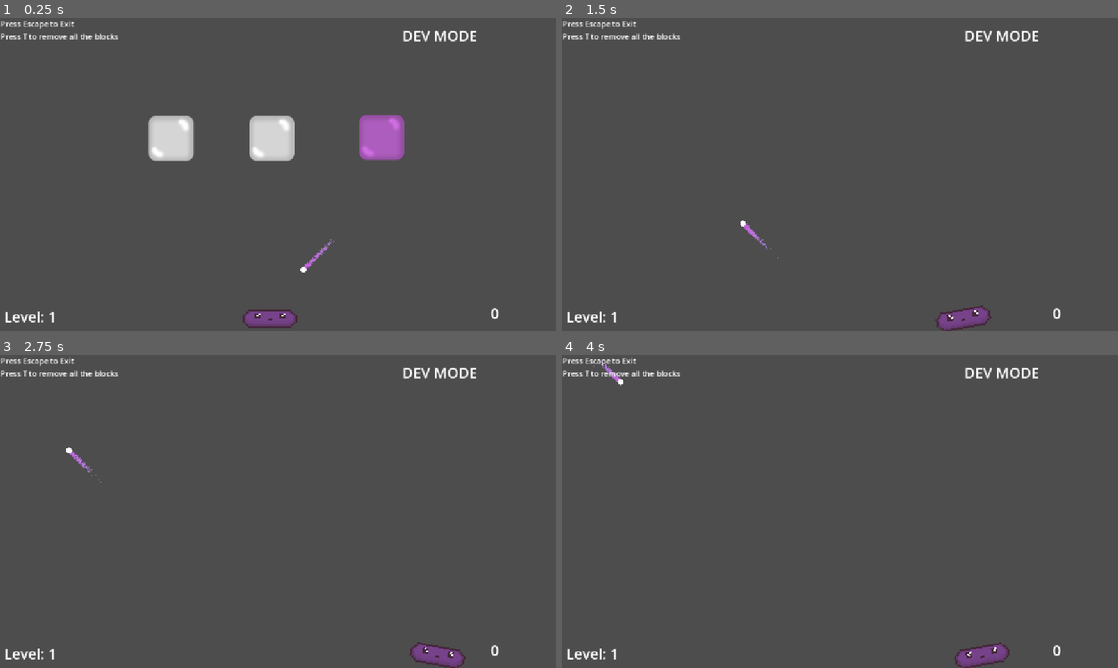
Above: before the commit, frames 1-4 (two rows, left to right).
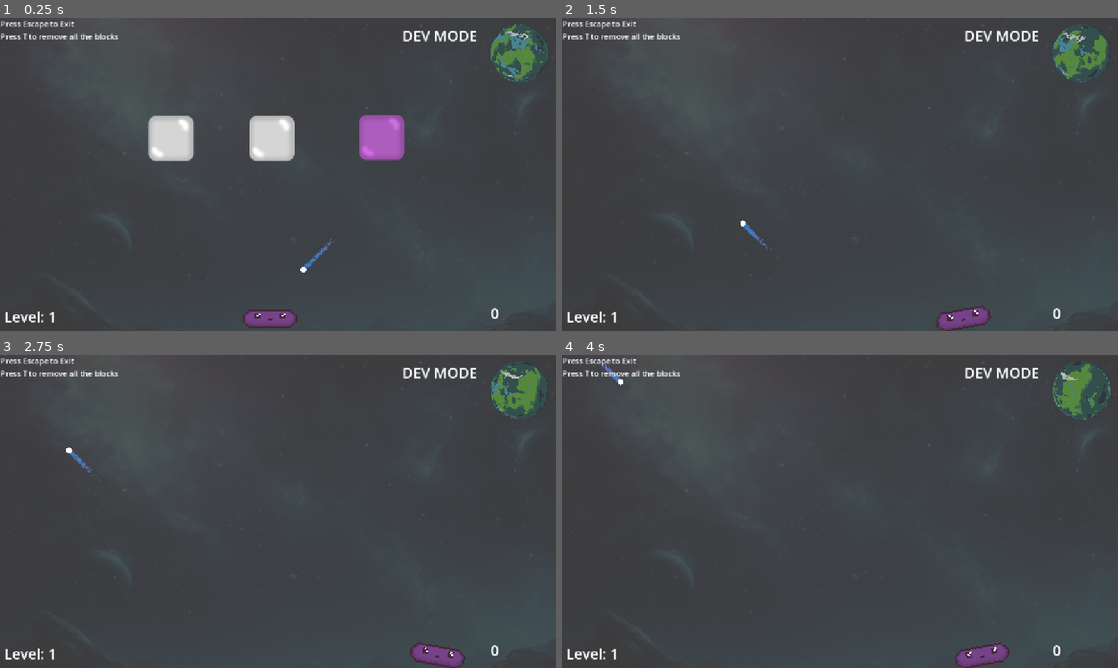
Above: after the commit, the same moments.

Repository: marcibaumel/HEJ_Brick
Game: Godot game, scene res://scenes/levels/customLevel.tscn
Two runs of this game, one before a commit and one after it. Both use one fixed random seed, a clock stepped at 60 frames per second and the inputs below.
Inputs:
- Up to frame 1 (0.25 s): no input
- Up to frame 2 (1.5 s): tap T (destroy_children) at 0.5, 1.35 s; hold Right (ui_right) 0.53-1.28 s; hold T (destroy_children) 0.53-1.28 s; hold Left (ui_left) from 1.28 s (still down)
- Up to frame 3 (2.75 s): tap T (destroy_children) at 2 s; release Left (ui_left) at 2.03 s; hold Right (ui_right) from 2.03 s (still down); hold T (destroy_children) from 2.03 s (still down)
- Up to frame 4 (4 s): release T (destroy_children) at 2.78 s; tap T (destroy_children) at 2.85, 3.5 s; release Right (ui_right) at 3.53 s; hold Left (ui_left) from 3.53 s (still down); hold T (destroy_children) from 3.53 s (still down)

The runs differ from the first frame. In frame 1, 1.6% of the frame differs, in the area x 54-99%, y 2-81%; in frame 2, 1.6%; in frame 3, 1.6%; in frame 4, 1.6%.

Commit message:
side panel

Diff:
--- a/brickyMartin/scenes/ball.tscn
+++ b/brickyMartin/scenes/ball.tscn
@@ -10,7 +10,7 @@
 point_count = 2
 
 [sub_resource type="Gradient" id="Gradient_f7cbr"]
-colors = PackedColorArray(0.777164, 0.387611, 0.866635, 1, 0.714473, 0.655486, 1, 1)
+colors = PackedColorArray(0.255465, 0.584232, 0.954142, 1, 0.714473, 0.655486, 1, 1)
 
 [node name="Ball" type="CharacterBody2D" groups=["Ball"]]
 slide_on_ceiling = false
--- /dev/null
+++ b/brickyMartin/scenes/exp.tscn
@@ -0,0 +1,15 @@
+[gd_scene load_steps=3 format=3 uid="uid://vekmau783yx"]
+
+[ext_resource type="Texture2D" uid="uid://dam55htdr8mwe" path="res://assets/ball.png" id="1_1m54x"]
+
+[sub_resource type="CircleShape2D" id="CircleShape2D_7gp3u"]
+radius = 131.309
+
+[node name="Exp" type="RigidBody2D"]
+
+[node name="Sprite2D" type="Sprite2D" parent="."]
+modulate = Color(0.236926, 0.658457, 0.827326, 1)
+texture = ExtResource("1_1m54x")
+
+[node name="CollisionShape2D" type="CollisionShape2D" parent="."]
+shape = SubResource("CircleShape2D_7gp3u")
--- a/brickyMartin/scenes/levels/customLevel.tscn
+++ b/brickyMartin/scenes/levels/customLevel.tscn
@@ -1,11 +1,370 @@
-[gd_scene load_steps=9 format=3 uid="uid://brrnf4u6yo74o"]
+[gd_scene load_steps=61 format=3 uid="uid://brrnf4u6yo74o"]
 
 [ext_resource type="PackedScene" uid="uid://cxw0uns6qia0x" path="res://scenes/paddle.tscn" id="2_8uqsj"]
+[ext_resource type="Texture2D" uid="uid://cybej27n7y0hf" path="res://assets/467741044.png" id="2_p4hxj"]
 [ext_resource type="PackedScene" uid="uid://bw7f4trj5r3g1" path="res://scenes/ball.tscn" id="3_p4hxj"]
 [ext_resource type="Texture2D" uid="uid://dif6ulpo5dtwc" path="res://assets/background.png" id="4_rkrwd"]
 [ext_resource type="PackedScene" uid="uid://cdq8uxfamw0yb" path="res://scenes/bricks/customBrick.tscn" id="5_8uqsj"]
 [ext_resource type="Script" uid="uid://bu3e5ea3htlsd" path="res://scripts/level_manager.gd" id="5_p4hxj"]
 
+[sub_resource type="AtlasTexture" id="AtlasTexture_rkrwd"]
+atlas = ExtResource("2_p4hxj")
+region = Rect2(0, 0, 100, 100)
+
+[sub_resource type="AtlasTexture" id="AtlasTexture_axj5f"]
+atlas = ExtResource("2_p4hxj")
+region = Rect2(100, 0, 100, 100)
+
+[sub_resource type="AtlasTexture" id="AtlasTexture_xbyi8"]
+atlas = ExtResource("2_p4hxj")
+region = Rect2(200, 0, 100, 100)
+
+[sub_resource type="AtlasTexture" id="AtlasTexture_a7rej"]
+atlas = ExtResource("2_p4hxj")
+region = Rect2(300, 0, 100, 100)
+
+[sub_resource type="AtlasTexture" id="AtlasTexture_rqnhf"]
+atlas = ExtResource("2_p4hxj")
+region = Rect2(400, 0, 100, 100)
+
+[sub_resource type="AtlasTexture" id="AtlasTexture_mi5g8"]
+atlas = ExtResource("2_p4hxj")
+region = Rect2(500, 0, 100, 100)
+
+[sub_resource type="AtlasTexture" id="AtlasTexture_ojgwn"]
+atlas = ExtResource("2_p4hxj")
+region = Rect2(600, 0, 100, 100)
+
+[sub_resource type="AtlasTexture" id="AtlasTexture_yxq0j"]
+atlas = ExtResource("2_p4hxj")
+region = Rect2(700, 0, 100, 100)
+
+[sub_resource type="AtlasTexture" id="AtlasTexture_ophj7"]
+atlas = ExtResource("2_p4hxj")
+region = Rect2(800, 0, 100, 100)
+
+[sub_resource type="AtlasTexture" id="AtlasTexture_7a24q"]
+atlas = ExtResource("2_p4hxj")
+region = Rect2(900, 0, 100, 100)
+
+[sub_resource type="AtlasTexture" id="AtlasTexture_h36ty"]
+atlas = ExtResource("2_p4hxj")
+region = Rect2(1000, 0, 100, 100)
+
+[sub_resource type="AtlasTexture" id="AtlasTexture_4jp20"]
+atlas = ExtResource("2_p4hxj")
+region = Rect2(1100, 0, 100, 100)
+
+[sub_resource type="AtlasTexture" id="AtlasTexture_dnx1l"]
+atlas = ExtResource("2_p4hxj")
+region = Rect2(1200, 0, 100, 100)
+
+[sub_resource type="AtlasTexture" id="AtlasTexture_8i38y"]
+atlas = ExtResource("2_p4hxj")
+region = Rect2(1300, 0, 100, 100)
+
+[sub_resource type="AtlasTexture" id="AtlasTexture_sb0ju"]
+atlas = ExtResource("2_p4hxj")
+region = Rect2(1400, 0, 100, 100)
+
+[sub_resource type="AtlasTexture" id="AtlasTexture_3bl7i"]
+atlas = ExtResource("2_p4hxj")
+region = Rect2(1500, 0, 100, 100)
+
+[sub_resource type="AtlasTexture" id="AtlasTexture_d5ayf"]
+atlas = ExtResource("2_p4hxj")
+region = Rect2(1600, 0, 100, 100)
+
+[sub_resource type="AtlasTexture" id="AtlasTexture_d6nbx"]
+atlas = ExtResource("2_p4hxj")
+region = Rect2(1700, 0, 100, 100)
+
+[sub_resource type="AtlasTexture" id="AtlasTexture_aq48k"]
+atlas = ExtResource("2_p4hxj")
+region = Rect2(1800, 0, 100, 100)
+
+[sub_resource type="AtlasTexture" id="AtlasTexture_txp0d"]
+atlas = ExtResource("2_p4hxj")
+region = Rect2(1900, 0, 100, 100)
+
+[sub_resource type="AtlasTexture" id="AtlasTexture_faytg"]
+atlas = ExtResource("2_p4hxj")
+region = Rect2(2000, 0, 100, 100)
+
+[sub_resource type="AtlasTexture" id="AtlasTexture_6dbyq"]
+atlas = ExtResource("2_p4hxj")
+region = Rect2(2100, 0, 100, 100)
+
+[sub_resource type="AtlasTexture" id="AtlasTexture_2mp6f"]
+atlas = ExtResource("2_p4hxj")
+region = Rect2(2200, 0, 100, 100)
+
+[sub_resource type="AtlasTexture" id="AtlasTexture_i2ouy"]
+atlas = ExtResource("2_p4hxj")
+region = Rect2(2300, 0, 100, 100)
+
+[sub_resource type="AtlasTexture" id="AtlasTexture_lxs36"]
+atlas = ExtResource("2_p4hxj")
+region = Rect2(2400, 0, 100, 100)
+
+[sub_resource type="AtlasTexture" id="AtlasTexture_7prqh"]
+atlas = ExtResource("2_p4hxj")
+region = Rect2(2500, 0, 100, 100)
+
+[sub_resource type="AtlasTexture" id="AtlasTexture_1sdur"]
+atlas = ExtResource("2_p4hxj")
+region = Rect2(2600, 0, 100, 100)
+
+[sub_resource type="AtlasTexture" id="AtlasTexture_pnqas"]
+atlas = ExtResource("2_p4hxj")
+region = Rect2(2700, 0, 100, 100)
+
+[sub_resource type="AtlasTexture" id="AtlasTexture_14wol"]
+atlas = ExtResource("2_p4hxj")
+region = Rect2(2800, 0, 100, 100)
+
+[sub_resource type="AtlasTexture" id="AtlasTexture_lfj6d"]
+atlas = ExtResource("2_p4hxj")
+region = Rect2(2900, 0, 100, 100)
+
+[sub_resource type="AtlasTexture" id="AtlasTexture_3ff24"]
+atlas = ExtResource("2_p4hxj")
+region = Rect2(3000, 0, 100, 100)
+
+[sub_resource type="AtlasTexture" id="AtlasTexture_2112p"]
+atlas = ExtResource("2_p4hxj")
+region = Rect2(3100, 0, 100, 100)
+
+[sub_resource type="AtlasTexture" id="AtlasTexture_l8j5c"]
+atlas = ExtResource("2_p4hxj")
+region = Rect2(3200, 0, 100, 100)
+
+[sub_resource type="AtlasTexture" id="AtlasTexture_eex35"]
+atlas = ExtResource("2_p4hxj")
+region = Rect2(3300, 0, 100, 100)
+
+[sub_resource type="AtlasTexture" id="AtlasTexture_p32pa"]
+atlas = ExtResource("2_p4hxj")
+region = Rect2(3400, 0, 100, 100)
+
+[sub_resource type="AtlasTexture" id="AtlasTexture_mio1e"]
+atlas = ExtResource("2_p4hxj")
+region = Rect2(3500, 0, 100, 100)
+
+[sub_resource type="AtlasTexture" id="AtlasTexture_wpum6"]
+atlas = ExtResource("2_p4hxj")
+region = Rect2(3600, 0, 100, 100)
+
+[sub_resource type="AtlasTexture" id="AtlasTexture_yp0nc"]
+atlas = ExtResource("2_p4hxj")
+region = Rect2(3700, 0, 100, 100)
+
+[sub_resource type="AtlasTexture" id="AtlasTexture_6vrkm"]
+atlas = ExtResource("2_p4hxj")
+region = Rect2(3800, 0, 100, 100)
+
+[sub_resource type="AtlasTexture" id="AtlasTexture_qqtjr"]
+atlas = ExtResource("2_p4hxj")
+region = Rect2(3900, 0, 100, 100)
+
+[sub_resource type="AtlasTexture" id="AtlasTexture_fdhf5"]
+atlas = ExtResource("2_p4hxj")
+region = Rect2(4000, 0, 100, 100)
+
+[sub_resource type="AtlasTexture" id="AtlasTexture_5ea0d"]
+atlas = ExtResource("2_p4hxj")
+region = Rect2(4100, 0, 100, 100)
+
+[sub_resource type="AtlasTexture" id="AtlasTexture_2e3mv"]
+atlas = ExtResource("2_p4hxj")
+region = Rect2(4200, 0, 100, 100)
+
+[sub_resource type="AtlasTexture" id="AtlasTexture_c1p3r"]
+atlas = ExtResource("2_p4hxj")
+region = Rect2(4300, 0, 100, 100)
+
+[sub_resource type="AtlasTexture" id="AtlasTexture_4pu5s"]
+atlas = ExtResource("2_p4hxj")
+region = Rect2(4400, 0, 100, 100)
+
+[sub_resource type="AtlasTexture" id="AtlasTexture_rigrx"]
+atlas = ExtResource("2_p4hxj")
+region = Rect2(4500, 0, 100, 100)
+
+[sub_resource type="AtlasTexture" id="AtlasTexture_3cls8"]
+atlas = ExtResource("2_p4hxj")
+region = Rect2(4600, 0, 100, 100)
+
+[sub_resource type="AtlasTexture" id="AtlasTexture_6fwdh"]
+atlas = ExtResource("2_p4hxj")
+region = Rect2(4700, 0, 100, 100)
+
+[sub_resource type="AtlasTexture" id="AtlasTexture_a4bio"]
+atlas = ExtResource("2_p4hxj")
+region = Rect2(4800, 0, 100, 100)
+
+[sub_resource type="AtlasTexture" id="AtlasTexture_5bavt"]
+atlas = ExtResource("2_p4hxj")
+region = Rect2(4900, 0, 100, 100)
+
+[sub_resource type="SpriteFrames" id="SpriteFrames_8uqsj"]
+animations = [{
+"frames": [{
+"duration": 1.0,
+"texture": SubResource("AtlasTexture_rkrwd")
+}, {
+"duration": 1.0,
+"texture": SubResource("AtlasTexture_axj5f")
+}, {
+"duration": 1.0,
+"texture": SubResource("AtlasTexture_xbyi8")
+}, {
+"duration": 1.0,
+"texture": SubResource("AtlasTexture_a7rej")
+}, {
+"duration": 1.0,
+"texture": SubResource("AtlasTexture_rqnhf")
+}, {
+"duration": 1.0,
+"texture": SubResource("AtlasTexture_mi5g8")
+}, {
+"duration": 1.0,
+"texture": SubResource("AtlasTexture_ojgwn")
+}, {
+"duration": 1.0,
+"texture": SubResource("AtlasTexture_yxq0j")
+}, {
+"duration": 1.0,
+"texture": SubResource("AtlasTexture_ophj7")
+}, {
+"duration": 1.0,
+"texture": SubResource("AtlasTexture_7a24q")
+}, {
+"duration": 1.0,
+"texture": SubResource("AtlasTexture_h36ty")
+}, {
+"duration": 1.0,
+"texture": SubResource("AtlasTexture_4jp20")
+}, {
+"duration": 1.0,
+"texture": SubResource("AtlasTexture_dnx1l")
+}, {
+"duration": 1.0,
+"texture": SubResource("AtlasTexture_8i38y")
+}, {
+"duration": 1.0,
+"texture": SubResource("AtlasTexture_sb0ju")
+}, {
+"duration": 1.0,
+"texture": SubResource("AtlasTexture_3bl7i")
+}, {
+"duration": 1.0,
+"texture": SubResource("AtlasTexture_d5ayf")
+}, {
+"duration": 1.0,
+"texture": SubResource("AtlasTexture_d6nbx")
+}, {
+"duration": 1.0,
+"texture": SubResource("AtlasTexture_aq48k")
+}, {
+"duration": 1.0,
+"texture": SubResource("AtlasTexture_txp0d")
+}, {
+"duration": 1.0,
+"texture": SubResource("AtlasTexture_faytg")
+}, {
+"duration": 1.0,
+"texture": SubResource("AtlasTexture_6dbyq")
+}, {
+"duration": 1.0,
+"texture": SubResource("AtlasTexture_2mp6f")
+}, {
+"duration": 1.0,
+"texture": SubResource("AtlasTexture_i2ouy")
+}, {
+"duration": 1.0,
+"texture": SubResource("AtlasTexture_lxs36")
+}, {
+"duration": 1.0,
+"texture": SubResource("AtlasTexture_7prqh")
+}, {
+"duration": 1.0,
+"texture": SubResource("AtlasTexture_1sdur")
+}, {
+"duration": 1.0,
+"texture": SubResource("AtlasTexture_pnqas")
+}, {
+"duration": 1.0,
+"texture": SubResource("AtlasTexture_14wol")
+}, {
+"duration": 1.0,
+"texture": SubResource("AtlasTexture_lfj6d")
+}, {
+"duration": 1.0,
+"texture": SubResource("AtlasTexture_3ff24")
+}, {
+"duration": 1.0,
+"texture": SubResource("AtlasTexture_2112p")
+}, {
+"duration": 1.0,
+"texture": SubResource("AtlasTexture_l8j5c")
+}, {
+"duration": 1.0,
+"texture": SubResource("AtlasTexture_eex35")
+}, {
+"duration": 1.0,
+"texture": SubResource("AtlasTexture_p32pa")
+}, {
+"duration": 1.0,
+"texture": SubResource("AtlasTexture_mio1e")
+}, {
+"duration": 1.0,
+"texture": SubResource("AtlasTexture_wpum6")
+}, {
+"duration": 1.0,
+"texture": SubResource("AtlasTexture_yp0nc")
+}, {
+"duration": 1.0,
+"texture": SubResource("AtlasTexture_6vrkm")
+}, {
+"duration": 1.0,
+"texture": SubResource("AtlasTexture_qqtjr")
+}, {
+"duration": 1.0,
+"texture": SubResource("AtlasTexture_fdhf5")
+}, {
+"duration": 1.0,
+"texture": SubResource("AtlasTexture_5ea0d")
+}, {
+"duration": 1.0,
+"texture": SubResource("AtlasTexture_2e3mv")
+}, {
+"duration": 1.0,
+"texture": SubResource("AtlasTexture_c1p3r")
+}, {
+"duration": 1.0,
+"texture": SubResource("AtlasTexture_4pu5s")
+}, {
+"duration": 1.0,
+"texture": SubResource("AtlasTexture_rigrx")
+}, {
+"duration": 1.0,
+"texture": SubResource("AtlasTexture_3cls8")
+}, {
+"duration": 1.0,
+"texture": SubResource("AtlasTexture_6fwdh")
+}, {
+"duration": 1.0,
+"texture": SubResource("AtlasTexture_a4bio")
+}, {
+"duration": 1.0,
+"texture": SubResource("AtlasTexture_5bavt")
+}],
+"loop": true,
+"name": &"idle",
+"speed": 3.0
+}]
+
 [sub_resource type="RectangleShape2D" id="RectangleShape2D_w7c3h"]
 size = Vector2(40, 1292)
 
@@ -21,6 +380,24 @@
 position = Vector2(576, 328)
 zoom = Vector2(0.5, 0.5)
 
+[node name="Background" type="Node2D" parent="."]
+
+[node name="Back" type="Sprite2D" parent="Background"]
+modulate = Color(0.443137, 0.443137, 0.443137, 0.235294)
+position = Vector2(628.25, 359)
+scale = Vector2(1.9349, 1.9349)
+texture = ExtResource("4_rkrwd")
+
+[node name="Animation" type="AnimatedSprite2D" parent="Background"]
+modulate = Color(1, 1, 1, 0.67451)
+texture_filter = 1
+position = Vector2(1574, -176)
+scale = Vector2(2.405, 2.405)
+sprite_frames = SubResource("SpriteFrames_8uqsj")
+animation = &"idle"
+autoplay = "idle"
+frame_progress = 0.612367
+
 [node name="Paddle" parent="." instance=ExtResource("2_8uqsj")]
 position = Vector2(542, 924)
 
@@ -38,13 +415,6 @@
 [node name="Celling" type="CollisionShape2D" parent="walls"]
 position = Vector2(662, -320)
 shape = SubResource("RectangleShape2D_w8frs")
-
-[node name="Background" type="Sprite2D" parent="."]
-modulate = Color(0.576471, 0.513726, 0.27451, 0)
-z_index = -1
-position = Vector2(576.5, 348)
-scale = Vector2(1.72842, 1.73958)
-texture = ExtResource("4_rkrwd")
 
 [node name="Ball" parent="." instance=ExtResource("3_p4hxj")]
 position = Vector2(810, 591)
Binary file added: brickyMartin/assets/467741044.png
Not shown, added: brickyMartin/assets/467741044.png.import
Not shown, added: brickyMartin/assets/background.jpg.import
